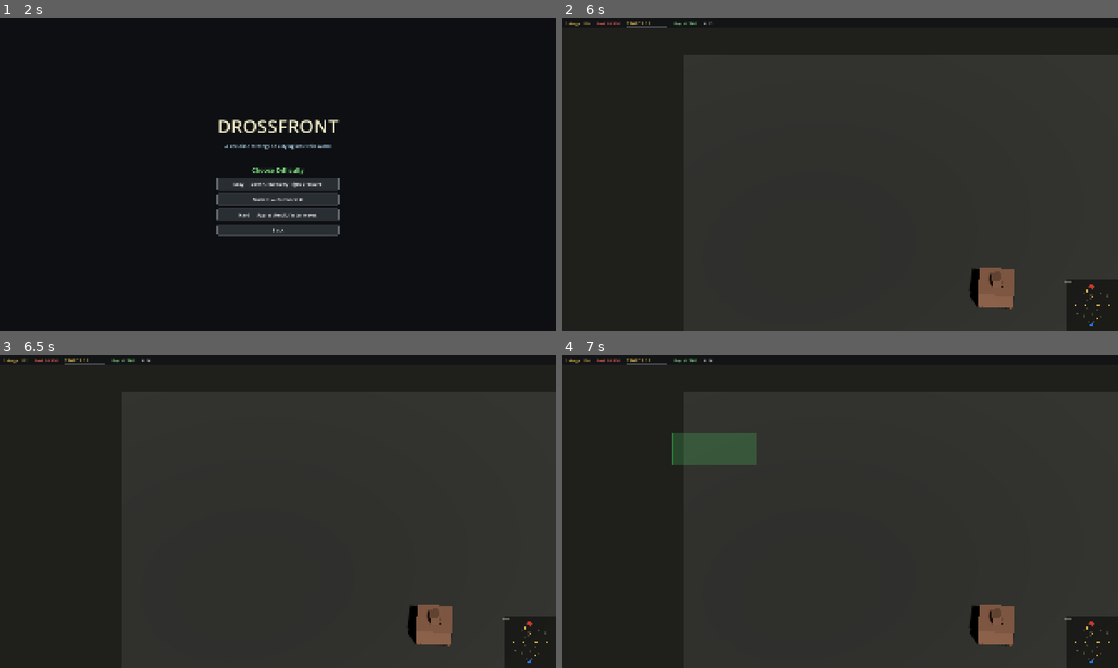
Above: before the commit, frames 1-4 (two rows, left to right).
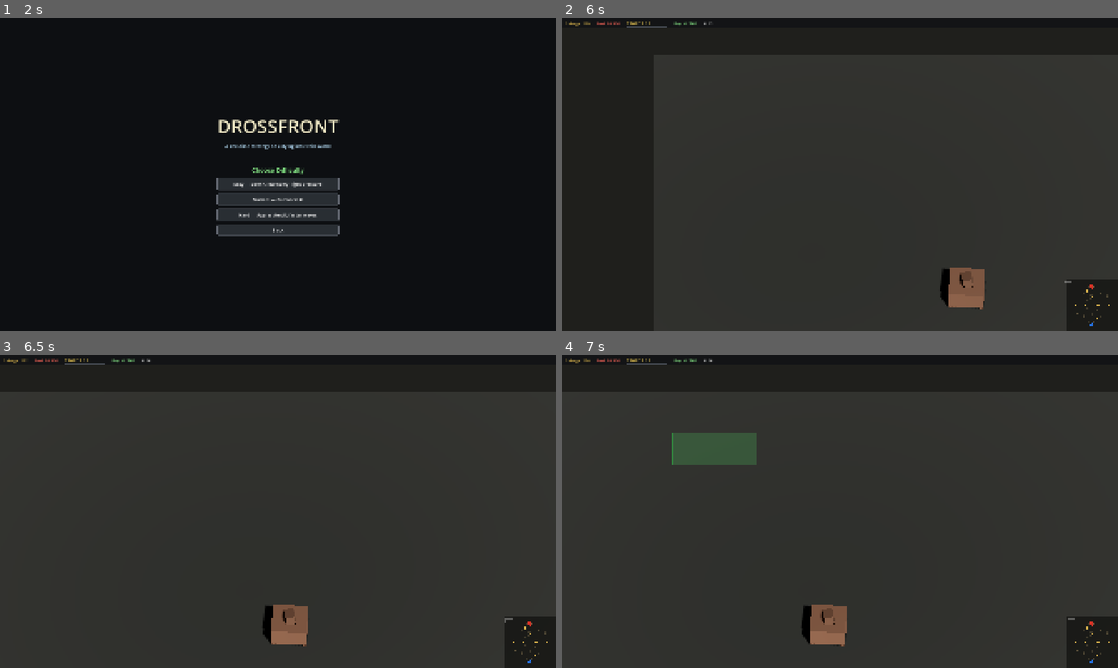
Above: after the commit, the same moments.

Repository: Alkhalim/DrossFront
Game: Godot game, scene res://scenes/main_menu.tscn
Two runs of this game, one before a commit and one after it. Both use one fixed random seed, a clock stepped at 60 frames per second and the inputs below.
Inputs (mouse positions are in pixels of both pictures, inside the frame that each line leads up to):
- Up to frame 1 (2 s): click "Play" at 0.5 s; click "1v1 — You vs one AI opponent" at 1.25 s
- Up to frame 2 (6 s): click "Easy — Slow AI economy, light…" at 2 s; tap Enter at 2.75 s; drag from (1090, 305) to (895, 105) at 2.77 s; drag from (728, 190) to (812, 237) at 3.52 s; move the mouse to (895, 105) at 4.27 s; hold Left (camera_pan_left, bound only after the commit) 4.28-5 s; click (895, 105) at 4.42 s; tap Space at 5 s; drag from (812, 237) to (673, 127) at 5.02 s; move the mouse to (1006, 221) at 5.77 s; hold Right (camera_pan_right, bound only after the commit) from 5.78 s (still down); click (1006, 221) at 5.92 s
- Up to frame 3 (6.5 s): keep holding Right (camera_pan_right, bound only after the commit)
- Up to frame 4 (7 s): release Right (camera_pan_right, bound only after the commit) at 6.5 s; drag from (673, 464) to (756, 433) at 6.52 s

Frame 1 is identical in both runs. In frame 2, 1.5% of the frame differs, in the area x 68-82%, y 79-94%; in frame 3, 1.9%, in the area x 47-93%, y 79-94%; in frame 4, 1.9%.

Commit message:
Universal building extras (ladder, lights, crates, ramp) + arrow-key camera
Building details
- Maintenance ladder up the rear-left side (rails + rungs scaled to
  building height).
- Three floor-line emissive amber markers around the front base —
  reads as "marshalling lamps".
- Three-crate cargo cluster off the right-rear corner.
- Loading ramp on the front-left, angled down to ground.
- Plus the existing ribs / vents / doorway / pipe / brass band /
  function roof cap so every building now stacks 7+ detail layers
  on top of its type-specific silhouette.

Input
- Camera pan moved from WASD to arrow keys per user request — WASD
  was overlapping with build / hotkey usage. Updated tutorial
  overlay text and rts_camera doc string to match.

Co-Authored-By: Claude Opus 4.7 (1M context) <noreply@anthropic.com>

Diff:
--- a/project.godot
+++ b/project.godot
@@ -42,22 +42,22 @@
 }
 camera_pan_up={
 "deadzone": 0.2,
-"events": [Object(InputEventKey,"resource_local_to_scene":fa …(119 unchanged characters)… ressed":false,"pressed":false,"keycode":87,"physical_keycode":0,"key_label":0,"unicode":119,"location":0,"echo":false,"script":null)
+"events": [Object(InputEventKey,"resource_local_to_scene":fa …(119 unchanged characters)… ressed":false,"pressed":false,"keycode":4194320,"physical_keycode":0,"key_label":0,"unicode":0,"location":0,"echo":false,"script":null)
 ]
 }
 camera_pan_down={
 "deadzone": 0.2,
-"events": [Object(InputEventKey,"resource_local_to_scene":fa …(119 unchanged characters)… ressed":false,"pressed":false,"keycode":83,"physical_keycode":0,"key_label":0,"unicode":115,"location":0,"echo":false,"script":null)
+"events": [Object(InputEventKey,"resource_local_to_scene":fa …(119 unchanged characters)… ressed":false,"pressed":false,"keycode":4194322,"physical_keycode":0,"key_label":0,"unicode":0,"location":0,"echo":false,"script":null)
 ]
 }
 camera_pan_left={
 "deadzone": 0.2,
-"events": [Object(InputEventKey,"resource_local_to_scene":fa …(119 unchanged characters)… ressed":false,"pressed":false,"keycode":65,"physical_keycode":0,"key_label":0,"unicode":97,"location":0,"echo":false,"script":null)
+"events": [Object(InputEventKey,"resource_local_to_scene":fa …(119 unchanged characters)… ressed":false,"pressed":false,"keycode":4194319,"physical_keycode":0,"key_label":0,"unicode":0,"location":0,"echo":false,"script":null)
 ]
 }
 camera_pan_right={
 "deadzone": 0.2,
-"events": [Object(InputEventKey,"resource_local_to_scene":fa …(119 unchanged characters)… ressed":false,"pressed":false,"keycode":68,"physical_keycode":0,"key_label":0,"unicode":100,"location":0,"echo":false,"script":null)
+"events": [Object(InputEventKey,"resource_local_to_scene":fa …(119 unchanged characters)… ressed":false,"pressed":false,"keycode":4194321,"physical_keycode":0,"key_label":0,"unicode":0,"location":0,"echo":false,"script":null)
 ]
 }
 camera_zoom_in={
--- a/scripts/building.gd
+++ b/scripts/building.gd
@@ -248,6 +248,76 @@
 		)
 		coupling.set_surface_override_material(0, _detail_dark_metal_mat(Color(0.18, 0.16, 0.14)))
 		_attach_visual(coupling)
+
+	# Maintenance ladder up the rear-left side — vertical rails + rungs.
+	var ladder_x: float = -fs.x * 0.4
+	var ladder_z: float = fs.z * 0.5 + 0.05
+	for rail_side: int in 2:
+		var rail_off: float = -0.08 if rail_side == 0 else 0.08
+		var rail := MeshInstance3D.new()
+		var rb := BoxMesh.new()
+		rb.size = Vector3(0.04, fs.y * 0.85, 0.04)
+		rail.mesh = rb
+		rail.position = Vector3(ladder_x + rail_off, fs.y * 0.45, ladder_z)
+		rail.set_surface_override_material(0, _detail_dark_metal_mat(Color(0.22, 0.2, 0.16)))
+		_attach_visual(rail)
+	var rung_count: int = maxi(int(fs.y * 1.4), 3)
+	for r: int in rung_count:
+		var rung := MeshInstance3D.new()
+		var rung_box := BoxMesh.new()
+		rung_box.size = Vector3(0.20, 0.03, 0.03)
+		rung.mesh = rung_box
+		var t: float = (float(r) + 0.5) / float(rung_count)
+		rung.position = Vector3(ladder_x, fs.y * t * 0.85 + 0.05, ladder_z + 0.02)
+		rung.set_surface_override_material(0, _detail_dark_metal_mat(Color(0.16, 0.14, 0.12)))
+		_attach_visual(rung)
+
+	# Floor-line emissive markers — three small amber points around the
+	# base perimeter. Reads as "guide lights / marshalling lamps".
+	var marker_offsets: Array[Vector3] = [
+		Vector3(-fs.x * 0.45, 0.05, -fs.z * 0.5 - 0.04),
+		Vector3(fs.x * 0.45, 0.05, -fs.z * 0.5 - 0.04),
+		Vector3(0.0, 0.05, -fs.z * 0.5 - 0.04),
+	]
+	for off: Vector3 in marker_offsets:
+		var marker := MeshInstance3D.new()
+		var m_box := BoxMesh.new()
+		m_box.size = Vector3(0.08, 0.08, 0.08)
+		marker.mesh = m_box
+		marker.position = off
+		marker.set_surface_override_material(0, _detail_emissive_mat(Color(0.95, 0.7, 0.25), 1.4))
+		_attach_visual(marker)
+
+	# Cargo crate cluster on the right-rear — three stacked boxes of
+	# varying tones. Sells the "active base" feel without taking up
+	# the silhouette real-estate the type-specific builder uses.
+	var crate_anchor: Vector3 = Vector3(fs.x * 0.35, 0.0, fs.z * 0.5 + 0.6)
+	for ci: int in 3:
+		var crate := MeshInstance3D.new()
+		var crate_box := BoxMesh.new()
+		var cw: float = randf_range(0.32, 0.5)
+		var ch: float = randf_range(0.3, 0.45)
+		crate_box.size = Vector3(cw, ch, cw)
+		crate.mesh = crate_box
+		crate.rotation.y = randf_range(-0.25, 0.25)
+		crate.position = crate_anchor + Vector3(
+			float(ci) * 0.15 + randf_range(-0.05, 0.05),
+			ch * 0.5,
+			float(ci) * 0.18,
+		)
+		var crate_color: Color = Color(0.32, 0.28, 0.20).darkened(randf_range(0.0, 0.2))
+		crate.set_surface_override_material(0, _detail_dark_metal_mat(crate_color))
+		_attach_visual(crate)
+
+	# Stair / loading ramp on the front-left, angled down to ground.
+	var ramp := MeshInstance3D.new()
+	var ramp_box := BoxMesh.new()
+	ramp_box.size = Vector3(fs.x * 0.18, 0.06, fs.z * 0.22)
+	ramp.mesh = ramp_box
+	ramp.rotation.x = deg_to_rad(-12.0)
+	ramp.position = Vector3(-fs.x * 0.32, 0.06, -fs.z * 0.5 - fs.z * 0.10)
+	ramp.set_surface_override_material(0, _detail_dark_metal_mat(Color(0.22, 0.20, 0.17)))
+	_attach_visual(ramp)
 
 
 func _detail_dark_metal_mat(c: Color = Color(0.18, 0.18, 0.2)) -> StandardMaterial3D:
--- a/scripts/hud.gd
+++ b/scripts/hud.gd
@@ -135,7 +135,7 @@
 	ctrl_title.add_theme_color_override("font_color", Color(0.7, 0.85, 0.95, 1.0))
 	inner.add_child(ctrl_title)
 	for line: String in [
-		"  WASD / mouse edge — pan camera        Mouse wheel — zoom",
+		"  Arrow keys / mouse edge — pan camera        Mouse wheel — zoom",
 		"  Ctrl+0..9 assign control group        0..9 recall group",
 		"  ESC pause / settings / main menu      TAB hide tutorial",
 	]:
--- a/scripts/rts_camera.gd
+++ b/scripts/rts_camera.gd
@@ -1,6 +1,6 @@
 class_name RTSCamera
 extends Camera3D
-## Isometric-style RTS camera with WASD panning, scroll zoom, and edge panning.
+## Isometric-style RTS camera with arrow-key panning, scroll zoom, and edge panning.
 ## Fixed rotation angle — only position changes, never tilts.
 
 @export var pan_speed: float = 30.0
